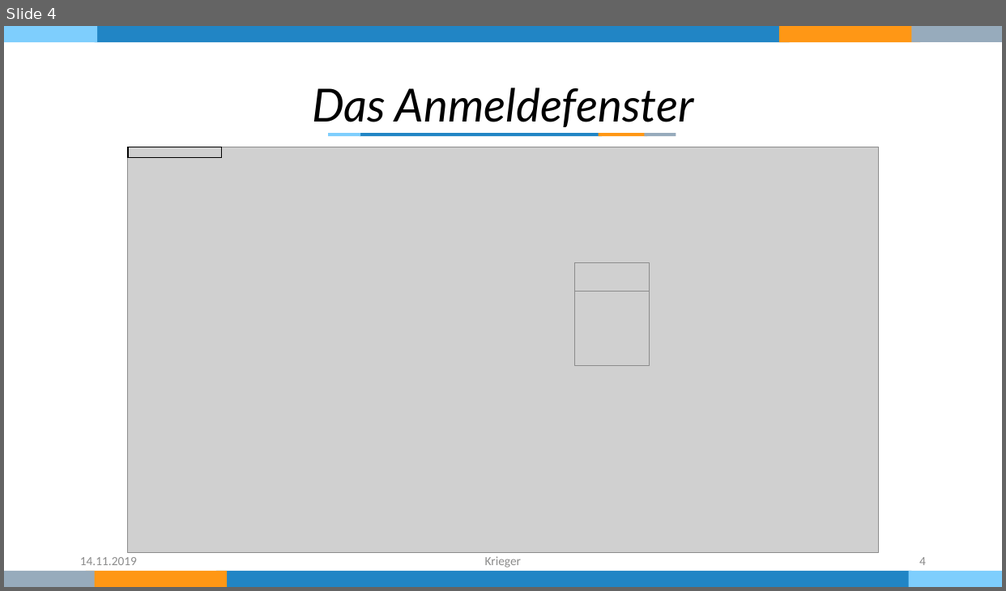
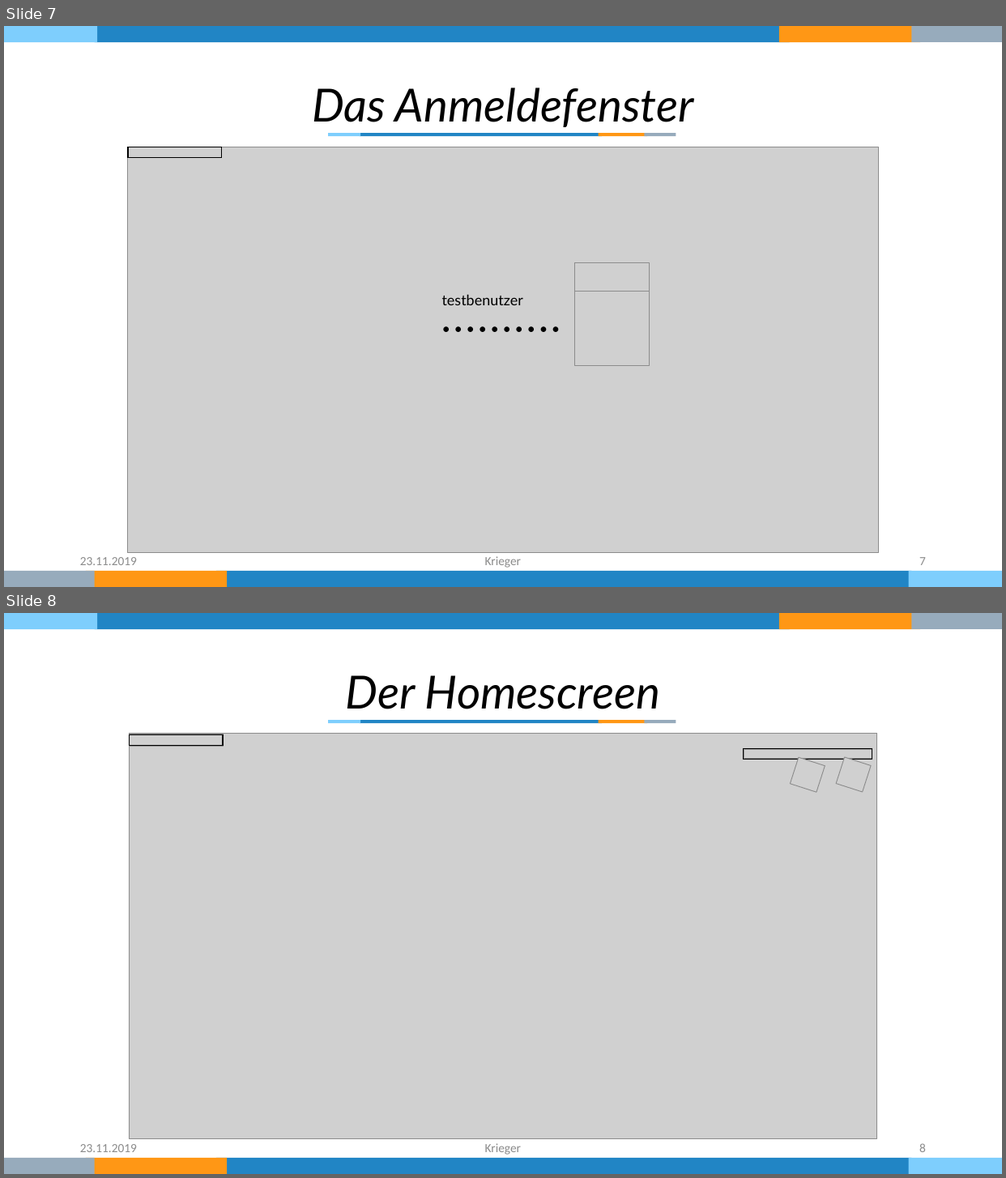
Before and after one commit to KriegersBlog/nordwind-tool, a slide deck: Dokumentation/Präsentation.pptx. Shown one above the other, each under a label of ours: slide 4 before the commit, slides 7 and 8 after it. The pictures are 1006x591 and 1006x1178 pixels, drawn with LibreOffice and Linux fonts; fonts in the diff are those of the drawing; grey boxes stand for pictures. Boxes give left, top, right and bottom in pixels: in the first picture for what was removed or moved away, otherwise in the second. Text is boxed around its words. In the diff, an @@ line names an element or a change of style, - is before the commit and + after.

```diff
--- a/Dokumentation/Präsentation.pptx
+++ b/Dokumentation/Präsentation.pptx
@@ slide 8 added at (4,613,1002,1174), background #FFFFFF; not listed: 12 template elements that a slide beside it also shows @@
@@ text added at (345,675,660,709), 44 pt, text #000000, italic @@
+Der Homescreen
@@ picture added at (129,733,877,1139) @@
@@ picture added at (129,735,223,747) @@
@@ rectangle added at (129,735,223,746), outline #000000 1 pt @@
@@ rectangle added at (743,748,872,759), outline #000000 1 pt @@
@@ picture added at (744,749,872,759) @@
@@ picture added at (791,758,825,793) @@
@@ picture added at (836,757,871,792) @@
@@ text added at (80,1144,137,1152), 12 pt, text #8C8C8C @@
+23.11.2019
@@ text added at (485,1144,521,1155), 12 pt, text #8C8C8C @@
+Krieger
@@ page number added at (919,1144,926,1152), 12 pt, text #8C8C8C @@
+8
@@ what was slide 4 is now slide 7 @@
@@ slide 7 changed as well @@
@@ text added at (434,317,572,342), 14 pt, text #000000 @@
+• • • • • • • • • •
@@ text added at (442,294,523,305), 14 pt, text #000000 @@
+testbenutzer
@@ text at (80,557,137,565): text changed @@
-14.11.2019
+23.11.2019
@@ page number at (919,557,926,565): text changed @@
-4
+7
```
Also in this commit, not shown: 7 other slides changed, 4 other slides added, 5 other files.
